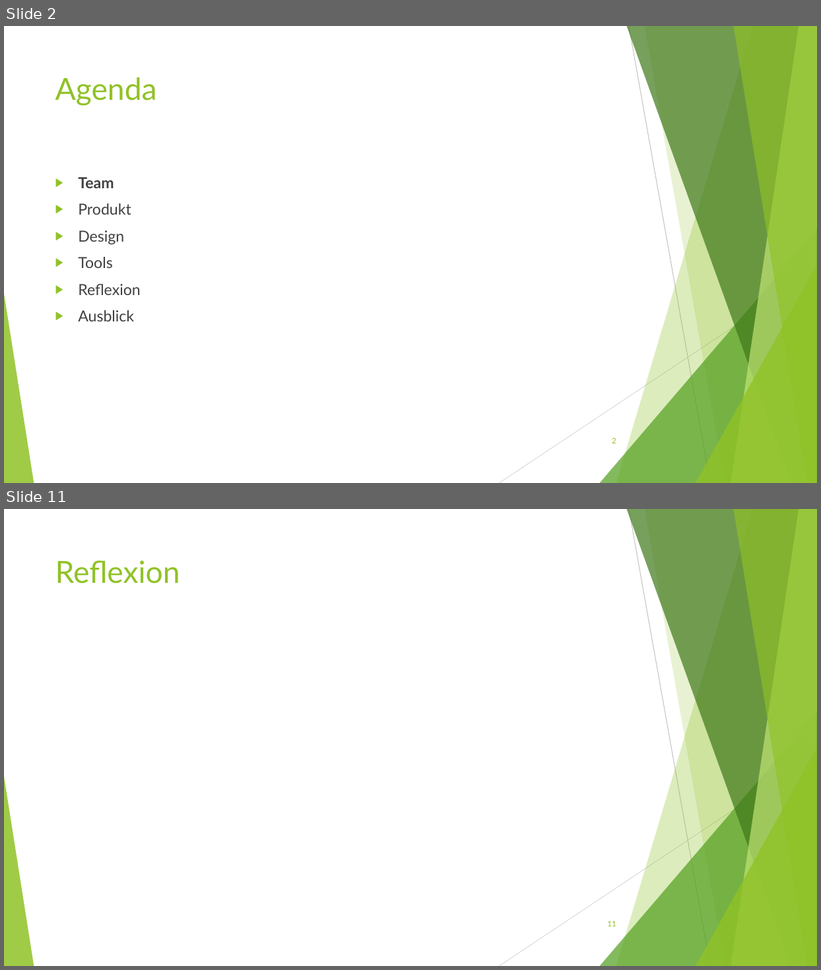
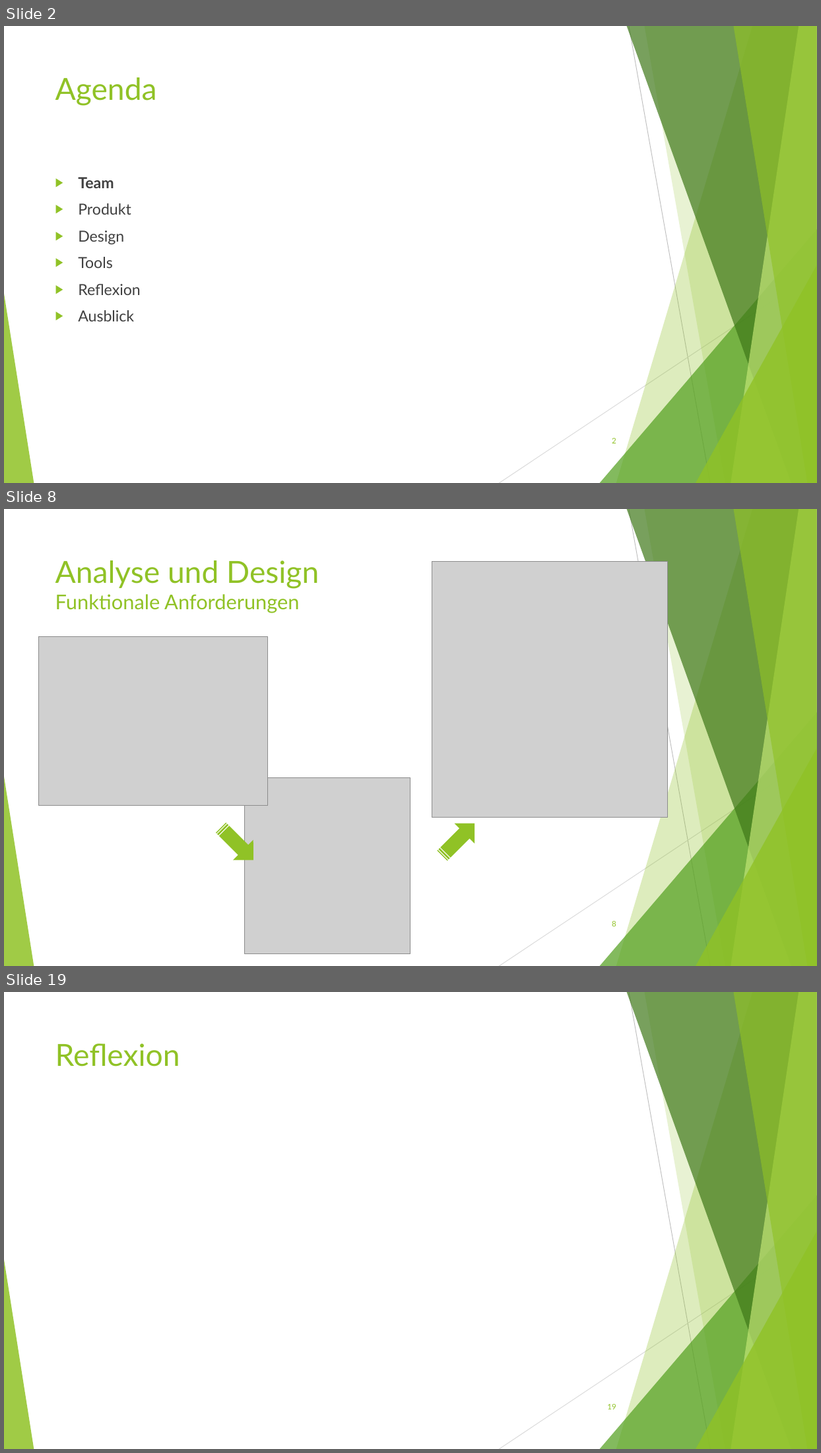
Before and after one commit to BirbsOfPrey/RecipeManager-Project, a slide deck: Präsentation/RecipeManager_Präsentation.pptx. Shown one above the other, each under a label of ours: slides 2 and 11 before the commit, slides 2, 8 and 19 after it; the slides between them are not shown. The pictures are 821x970 and 821x1453 pixels, drawn with LibreOffice and Linux fonts; fonts in the diff are those of the drawing; grey boxes stand for pictures. Boxes give left, top, right and bottom in pixels: in the first picture for what was removed or moved away, otherwise in the second. Text is boxed around its words. In the diff, an @@ line names an element or a change of style, - is before the commit and + after.

```diff
--- a/Präsentation/RecipeManager_Präsentation.pptx
+++ b/Präsentation/RecipeManager_Präsentation.pptx
@@ slide 8 added at (4, 509, 817, 966), background #FFFFFF; not listed: 10 template elements that a slide beside it also shows @@
@@ title added at (55, 560, 319, 613), 24 pt, text #90C226 @@
+Analyse und Design
+Funktionale Anforderungen
@@ picture added at (432, 561, 668, 819) @@
@@ picture added at (39, 637, 268, 805) @@
@@ picture added at (244, 778, 411, 954) @@
@@ striped right arrow added at (211, 818, 263, 871), fill #90C226 @@
@@ striped right arrow added at (432, 814, 485, 866), fill #90C226 @@
@@ page number added at (612, 921, 616, 927), 9 pt, text #90C226 @@
+8
@@ what was slide 11 is now slide 19 @@
@@ page number at (607, 1404, 616, 1410): text changed @@
-11
+19
```
Also in this commit, not shown: 4 slides changed, 11 other slides added, 4 slides removed.
